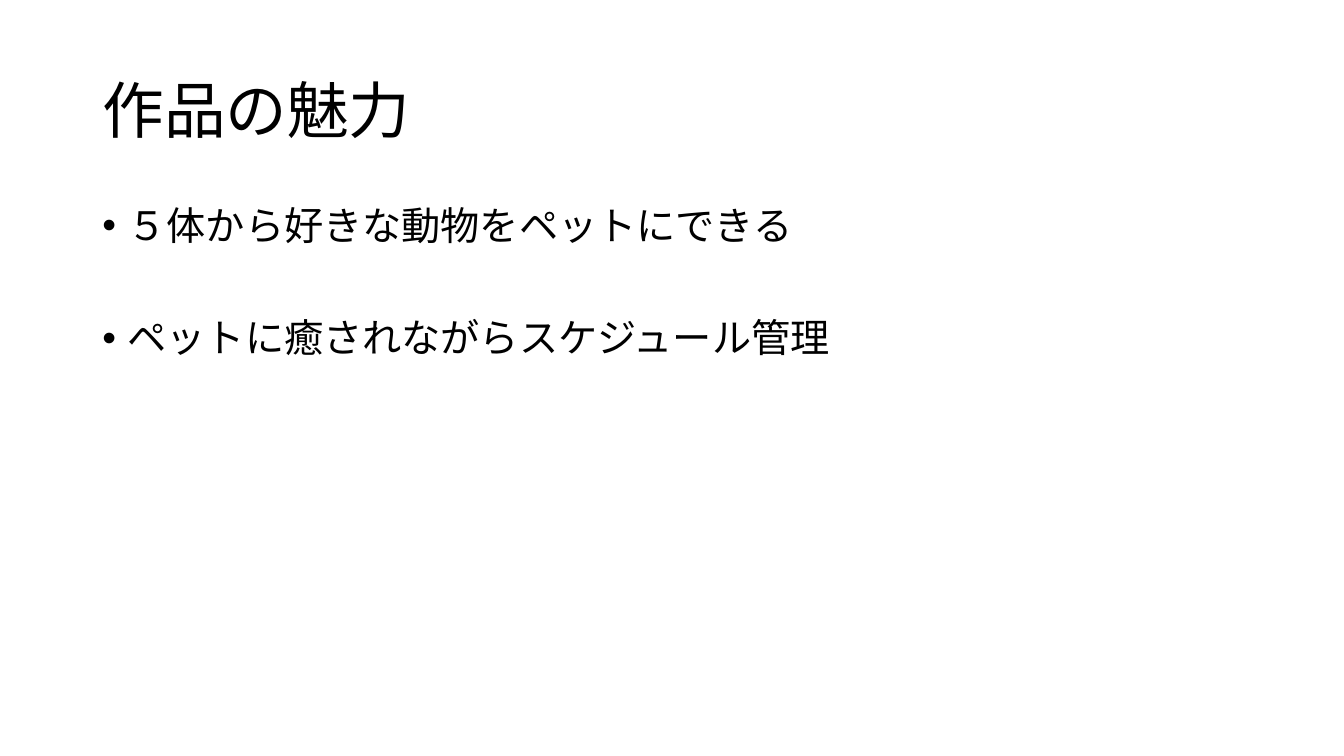
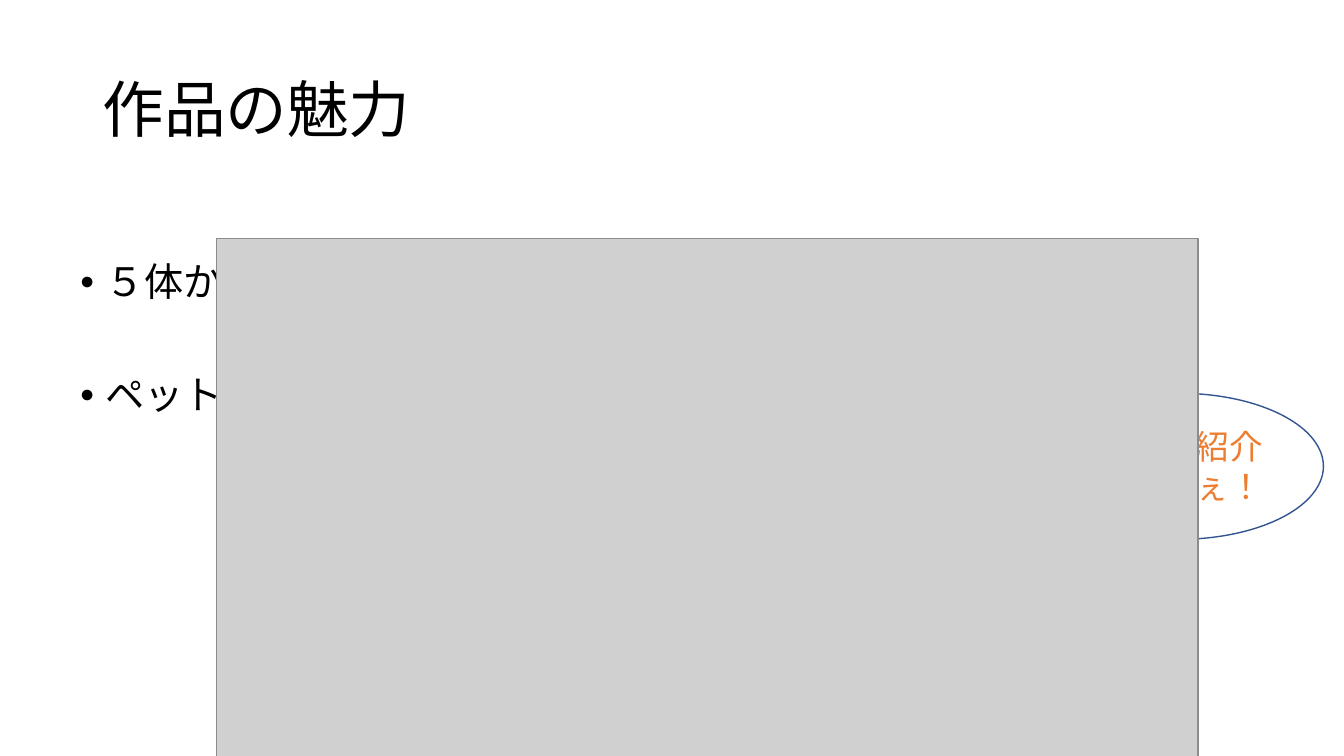
Before and after one commit to dojo2023/E-3, a slide deck: slide 13 of doc/チーム開発成果発表.pptm (slide 7 before the commit). Drawn at 1344x756 pixels with LibreOffice and Linux fonts; fonts in the diff are those of the drawing; grey boxes stand for pictures. Boxes give left, top, right and bottom in pixels: in the first picture for what was removed or moved away, otherwise in the second. Text is boxed around its words. In the diff, an @@ line names an element or a change of style, - is before the commit and + after.

```diff
--- a/doc/チーム開発成果発表.pptm
+++ b/doc/チーム開発成果発表.pptm
@@ picture added at (217,239,1199,756) @@
@@ text "５体から好きな動物をペットにできる" rewrapped from (128,207,830,356) to (106,256,808,420) @@
@@ speech bubble added at (1034,393,1324,539), outline #325491 1 pt, 24 pt, text #ED7D31 @@
+魅力を紹介するぜぇ！
```
Also in this commit, not shown: 9 other slides changed, 11 slides added, 3 slides removed, 10 other files.
